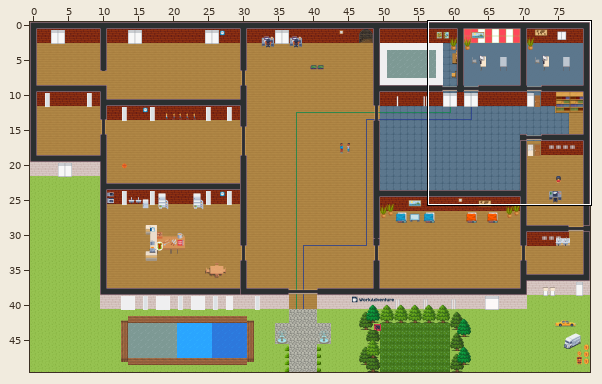
Tiled map (JSON): mapShaka.tmj. The first picture is a wide view before the edit; the outline marks the close-up.
Close-up. Before:
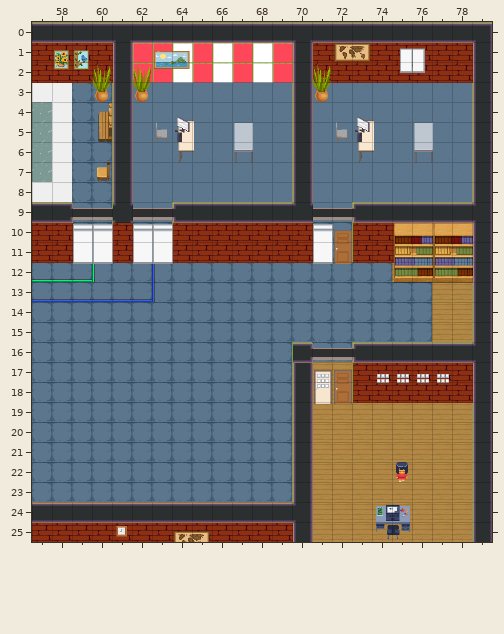
Cells are 32x32 px. Shown: x 57..79, y 0..25. The commit also changed other parts of the map, which this record leaves out.
New version:
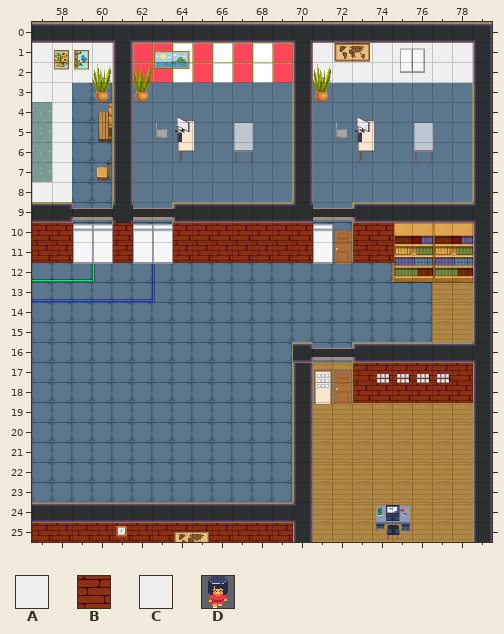
Key: from "Chunk 1": A 35, B 66, C 99, D 169.
_ is an empty cell.
Difference:
Layer "walls Brique":
y 1..2: x 57..60 BBBB -> CCCC; x 71..78 BBBBBBBB -> AAAAAAAA
Layer "Plantes et Deco":
y 22: x 75 D -> _
Pixel boxes of the changes (left, top, right, bottom) in both close-ups:
changed: (33, 43, 113, 83)
changed: (313, 43, 473, 83)
removed: (396, 462, 408, 482)
